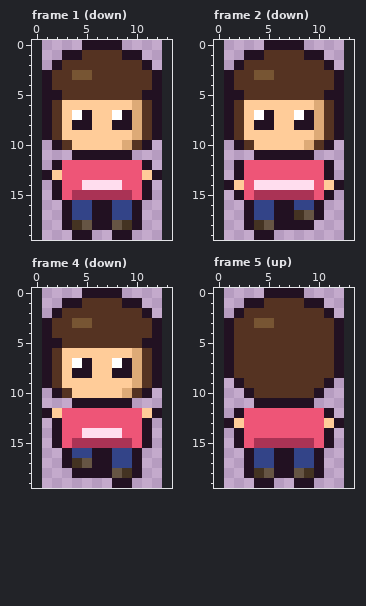
Two states of a pixel-art file, games/picomon/art/hero.aseprite. Above, as it was before the edit.
12x20 pixels, 12 frames. Shown: frame 1 (down), frame 2 (down), frame 4 (down), frame 5 (up). The old version is drawn lined up with the new one, on the new canvas. The commit also changed other frames, which this record leaves out.
The same view after the edit:
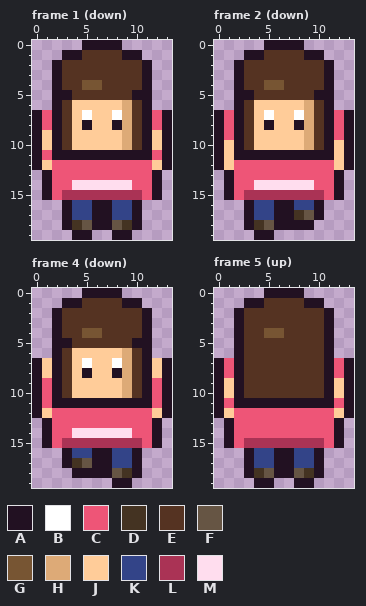
Palette (. is transparent): A #221122  B #ffffff  C #ee5577  D #443322  E #553322  F #665544  G #775533  H #ddaa77  J #ffcc99  K #334488  L #aa3355  M #ffddee
Change:
canvas 12x20 -> 14x20, the old top-left corner now at 1,0
Frame 1 (down):
y 3: x 1..2 AE -> .A; x 4..5 GG -> EE; x 11..12 EA -> A.
y 4: x 1..2 AE -> .A; x 5..6 EE -> GG; x 11..12 EA -> A.
y 5: x 1 A -> .; x 3 E -> A; x 10 E -> A; x 12 A -> .
y 6: x 1..3 AEJ -> .AE; x 9..12 JHEA -> HEA.
y 7: x 0..5 .AEJBA -> ACAEJB; x 9..13 AHEA. -> HEACA
y 8: x 0..4 .AEJA -> ACAEJ; x 9..13 AHEA. -> HEACA
y 9: x 0..3 .AEJ -> AJAE; x 9..13 JHEA. -> HEAJA
y 10: x 0..1 .. -> AJ; x 12..13 .. -> JA
y 11: x 0..3 .... -> ACAA; x 10..13 .... -> AACA
y 12: x 0..2 ..A -> AJC; x 11..13 A.. -> CJA
y 13: x 2 J -> C; x 11 J -> C
y 14: x 1..2 .A -> AC; x 4 C -> M; x 9 C -> M; x 11..12 A. -> CA
y 15: x 1..3 .AC -> ACL; x 10..12 CA. -> LCA
Frame 2 (down):
y 3: x 1..2 AE -> .A; x 4..5 GG -> EE; x 11..12 EA -> A.
y 4: x 1..2 AE -> .A; x 5..6 EE -> GG; x 11..12 EA -> A.
y 5: x 1 A -> .; x 3 E -> A; x 10 E -> A; x 12 A -> .
y 6: x 1..3 AEJ -> .AE; x 9..12 JHEA -> HEA.
y 7: x 0..5 .AEJBA -> ACAEJB; x 9..13 AHEA. -> HEACA
y 8: x 0..4 .AEJA -> ACAEJ; x 9..13 AHEA. -> HEACA
y 9: x 0..3 .AEJ -> ACAE; x 9..13 JHEA. -> HEACA
y 10: x 0..1 .. -> AJ; x 12..13 .. -> JA
y 11: x 0..3 .... -> AJAA; x 10..13 .... -> AAJA
y 12: x 0..2 ..A -> AJC; x 11..13 A.. -> CJA
y 13: x 1..2 .A -> AC; x 11..12 A. -> CA
y 14: x 2 J -> C; x 11 J -> C
y 15: x 1..3 .AC -> ACL; x 10..12 CA. -> LCA
Frame 4 (down):
y 3: x 1..2 AE -> .A; x 4..5 GG -> EE; x 11..12 EA -> A.
y 4: x 1..2 AE -> .A; x 5..6 EE -> GG; x 11..12 EA -> A.
y 5: x 1 A -> .; x 3 E -> A; x 10 E -> A; x 12 A -> .
y 6: x 1..3 AEJ -> .AE; x 9..12 JHEA -> HEA.
y 7: x 0..5 .AEJBA -> AJAEJB; x 9..13 AHEA. -> HEAJA
y 8: x 0..4 .AEJA -> AJAEJ; x 9..13 AHEA. -> HEAJA
y 9: x 0..3 .AEJ -> ACAE; x 9..13 JHEA. -> HEACA
y 10: x 0..1 .. -> AC; x 12..13 .. -> CA
y 11: x 0..3 .... -> ACAA; x 10..13 .... -> AACA
y 12: x 0..2 .AJ -> AJC; x 11..13 JA. -> CJA
y 13: x 1..2 .A -> AC; x 11..12 A. -> CA
y 14: x 1..2 .A -> AC; x 4 C -> M; x 9 C -> M; x 11..12 A. -> CA
y 15: x 1..3 .AC -> ACL; x 10..12 CA. -> LCA
Frame 5 (up):
y 3: x 1..2 AE -> .A; x 4..5 GG -> EE; x 11..12 EA -> A.
y 4: x 1..2 AE -> .A; x 5..6 EE -> GG; x 11..12 EA -> A.
y 5..6: x 1..2 AE -> .A; x 11..12 EA -> A.
y 7..8: x 0..2 .AE -> ACA; x 11..13 EA. -> ACA
y 9: x 0..1 .. -> AJ; x 12..13 .. -> JA
y 10: x 0..3 ...A -> AJAE; x 10..13 A... -> EAJA
y 11: x 0..3 .... -> ACAA; x 10..13 .... -> AACA
y 12: x 0..2 ..A -> AJC; x 11..13 A.. -> CJA
y 13: x 2 J -> C; x 11 J -> C
y 14: x 1..2 .A -> AC; x 11..12 A. -> CA
y 15: x 1..3 .AC -> ACL; x 10..12 CA. -> LCA
